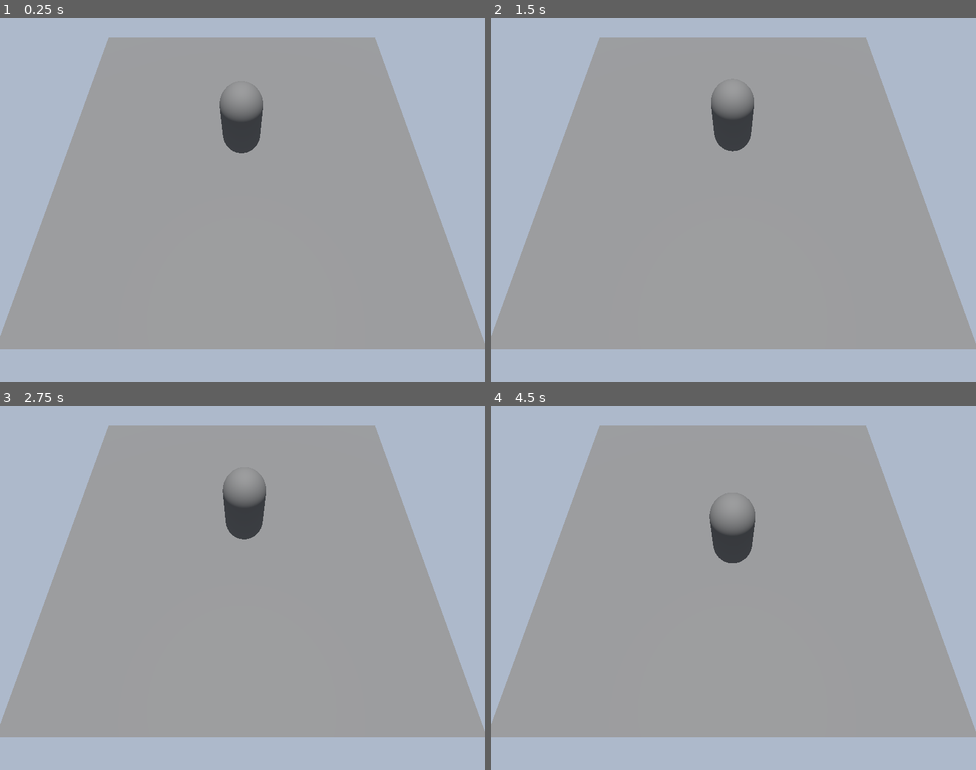
Above: before the commit, frames 1-4 (two rows, left to right).
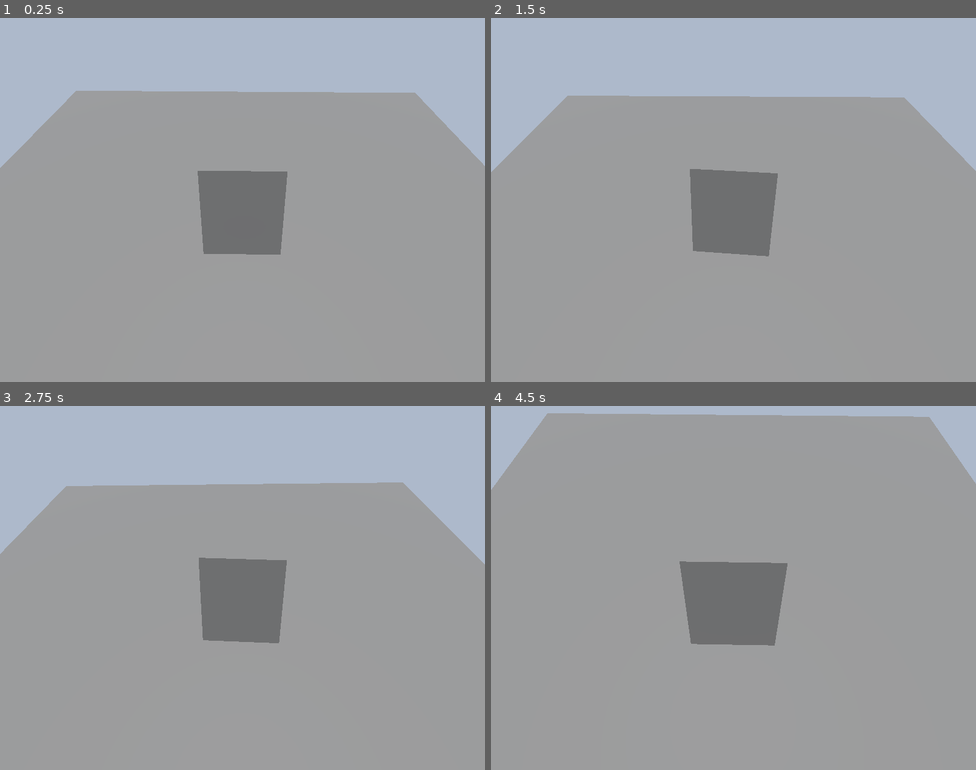
Above: after the commit, the same moments.

Repository: funhouse-ghoul/ChopShop
Game: Godot game, scene res://Scenes/Camera.tscn
Two runs of this game, one before a commit and one after it. Both use one fixed random seed, a clock stepped at 60 frames per second and the inputs below. Before the commit the project starts from res://Scenes/2dMove.tscn.
Inputs:
- Up to frame 1 (0.25 s): no input
- Up to frame 2 (1.5 s): tap Enter at 0.5 s; tap Right (io+r) at 0.6 s; tap Space at 1.25 s; tap W (io+x) at 1.35 s
- Up to frame 3 (2.75 s): tap Enter at 2 s; tap D (io+y) at 2.1 s
- Up to frame 4 (4.5 s): tap Space at 2.75 s; tap Left (io-r) at 2.85 s; tap Enter at 3.5 s; hold S (io-x) 3.53-4.28 s; tap A (io-y) at 4.35 s

The runs differ from the first frame. In frame 1, 32% of the frame differs, in the area x 0-100%, y 5-100%; in frame 2, 32%; in frame 3, 32%; in frame 4, 34%, in the area x 0-100%, y 2-100%.

Commit message:
Scene setup and simple player follow method

Diff:
--- a/Prefabs/player_character.tscn
+++ b/Prefabs/player_character.tscn
@@ -2,7 +2,7 @@
 
 [ext_resource type="Script" uid="uid://dgpmbcntp0hpt" path="res://Scripts/2d_player_mov.gd" id="1_uql71"]
 
-[sub_resource type="CapsuleMesh" id="CapsuleMesh_kgtat"]
+[sub_resource type="PrismMesh" id="PrismMesh_na4qu"]
 
 [sub_resource type="CapsuleShape3D" id="CapsuleShape3D_kgtat"]
 
@@ -11,7 +11,7 @@
 mov_sty = 2
 
 [node name="LightDummy" type="MeshInstance3D" parent="." unique_id=1217479281]
-mesh = SubResource("CapsuleMesh_kgtat")
+mesh = SubResource("PrismMesh_na4qu")
 
 [node name="CollisionShape3D" type="CollisionShape3D" parent="." unique_id=1757837311]
 shape = SubResource("CapsuleShape3D_kgtat")
--- /dev/null
+++ b/Scenes/Camera.tscn
@@ -0,0 +1,40 @@
+[gd_scene format=3 uid="uid://cjt4bet8afxch"]
+
+[ext_resource type="Environment" uid="uid://b4qygowk1fcof" path="res://Environments/BasicEnv.tres" id="1_na4qu"]
+[ext_resource type="PackedScene" uid="uid://2besls77sjdb" path="res://Prefabs/player_character.tscn" id="2_tsbx5"]
+[ext_resource type="Script" uid="uid://c8sfewjxtsqqc" path="res://Scenes/PlayerView.gd" id="3_tsbx5"]
+
+[sub_resource type="PlaneMesh" id="PlaneMesh_kgtat"]
+size = Vector2(10, 10)
+
+[sub_resource type="BoxShape3D" id="BoxShape3D_kgtat"]
+size = Vector3(10, 0.1, 10)
+
+[node name="World" type="Node3D" unique_id=1415019361]
+
+[node name="Environment" type="Node3D" parent="." unique_id=1587728660]
+
+[node name="DirectionalLight3D" type="DirectionalLight3D" parent="Environment" unique_id=1806852919]
+transform = Transform3D(1, 0, 0, 0, -0.00077621534, 0.9999997, 0, -0.9999997, -0.00077621534, 0, 4.8310947, 0)
+
+[node name="WorldEnvironment" type="WorldEnvironment" parent="Environment" unique_id=2083300055]
+environment = ExtResource("1_na4qu")
+
+[node name="Geometry" type="Node3D" parent="." unique_id=597021514]
+
+[node name="Floor" type="MeshInstance3D" parent="Geometry" unique_id=1694409454]
+mesh = SubResource("PlaneMesh_kgtat")
+
+[node name="StaticBody3D" type="StaticBody3D" parent="Geometry/Floor" unique_id=268375192]
+
+[node name="CollisionShape3D" type="CollisionShape3D" parent="Geometry/Floor/StaticBody3D" unique_id=1563215489]
+transform = Transform3D(1, 0, 0, 0, 1, 0, 0, 0, 1, 0, -0.1, 0)
+shape = SubResource("BoxShape3D_kgtat")
+
+[node name="PlayerCharacter" parent="." unique_id=825253521 instance=ExtResource("2_tsbx5")]
+transform = Transform3D(1, 0, 0, 0, 1, 0, 0, 0, 1, 0, 1.0024688, 0)
+
+[node name="WorldCam" type="Camera3D" parent="." unique_id=215360606]
+transform = Transform3D(-3.5865654e-08, 0.5716315, -0.8205105, 2.4986807e-08, 0.8205105, 0.5716315, 1, -1.7763568e-15, -4.3711392e-08, -1.9354603, 3.316549, 0.025782108)
+current = true
+script = ExtResource("3_tsbx5")
--- /dev/null
+++ b/Scenes/PlayerView.gd
@@ -0,0 +1,16 @@
+extends Camera3D
+@onready var player := $"../PlayerCharacter" #Assumes root is world
+
+# Called when the node enters the scene tree for the first time.
+func _ready() -> void:
+	assert(player)
+	pass # Replace with function body.
+
+
+# Called every frame. 'delta' is the elapsed time since the previous frame.
+func _process(delta: float) -> void:
+	player_only_follow()
+	pass
+
+func player_only_follow():
+	look_at(player.position)
--- a/project.godot
+++ b/project.godot
@@ -11,7 +11,7 @@
 [application]
 
 config/name="ChopShopBase"
-run/main_scene="uid://d14t6ngwavtp5"
+run/main_scene="uid://cjt4bet8afxch"
 config/features=PackedStringArray("4.7", "GL Compatibility")
 config/icon="res://icon.svg"
 
Not shown, added: Scenes/PlayerView.gd.uid
